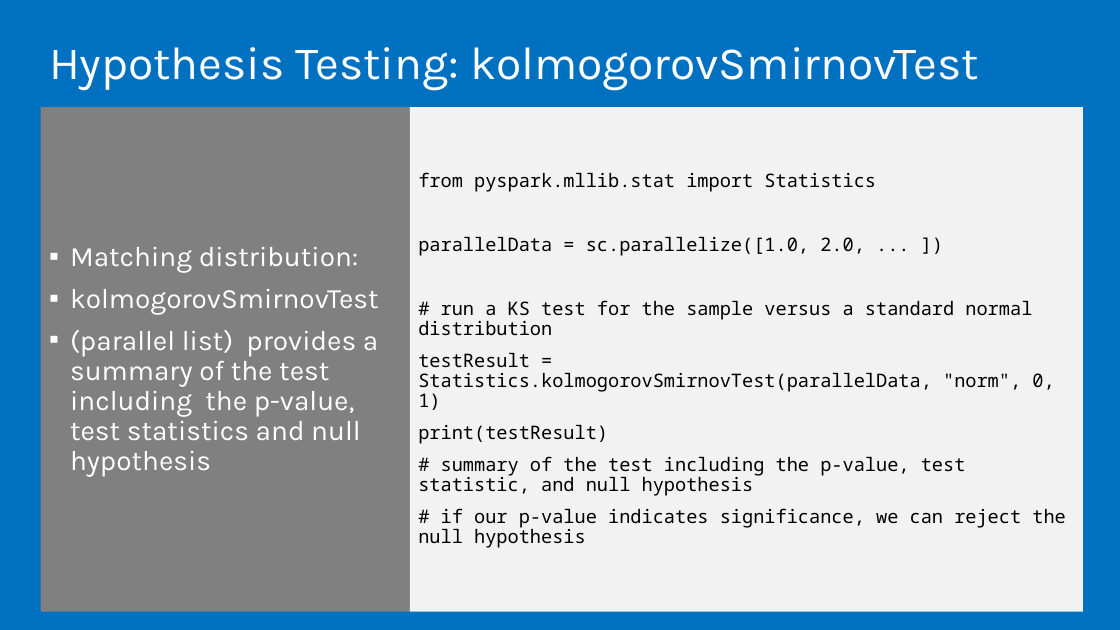
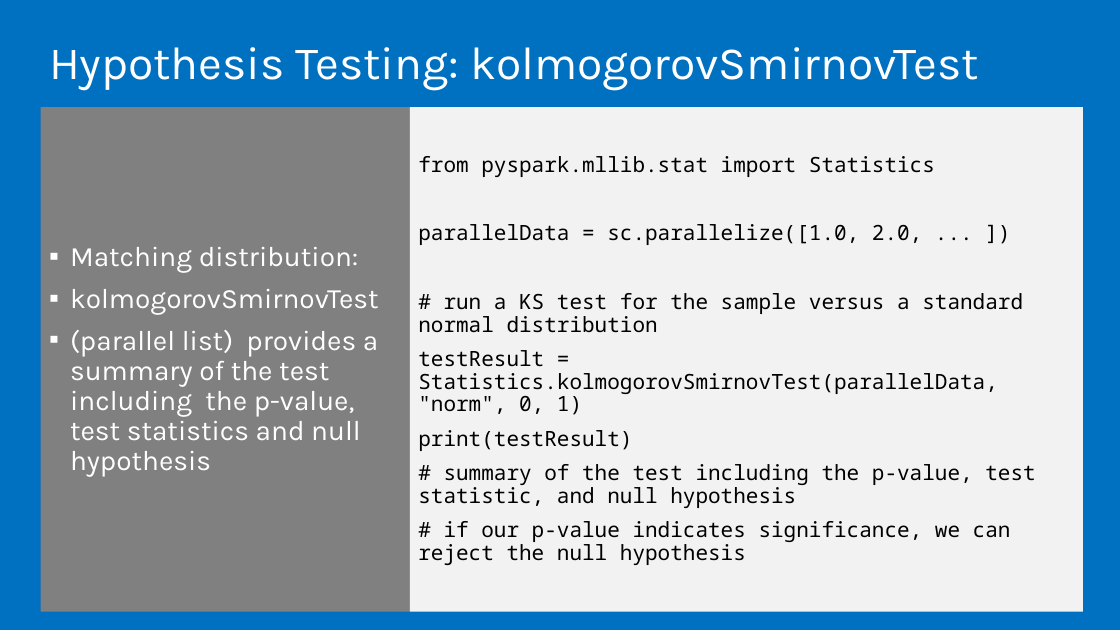
Before and after one commit to microsoft/AcademicContent, a slide deck: slide 20 of Instructor-Led/Module5/Lessons/Module5_Lesson4 Spark MLlib Basic Statistics.pptx (slide 19 before the commit). Drawn at 1120x630 pixels with LibreOffice and Linux fonts; fonts in the diff are those of the drawing. Boxes give left, top, right and bottom in pixels: in the first picture for what was removed or moved away, otherwise in the second. Text is boxed around its words. In the diff, an @@ line names an element or a change of style, - is before the commit and + after.

```diff
--- a/Instructor-Led/Module5/Lessons/Module5_Lesson4 Spark MLlib Basic Statistics.pptx
+++ b/Instructor-Led/Module5/Lessons/Module5_Lesson4 Spark MLlib Basic Statistics.pptx
@@ text "from pyspark.mllib.stat import Statistics" at <box>410,108,1083,613</box>: size 16 to 18 pt @@
```
Also in this commit, not shown: 7 other slides changed, 5 slides added, 7 slides removed, 11 other files.
